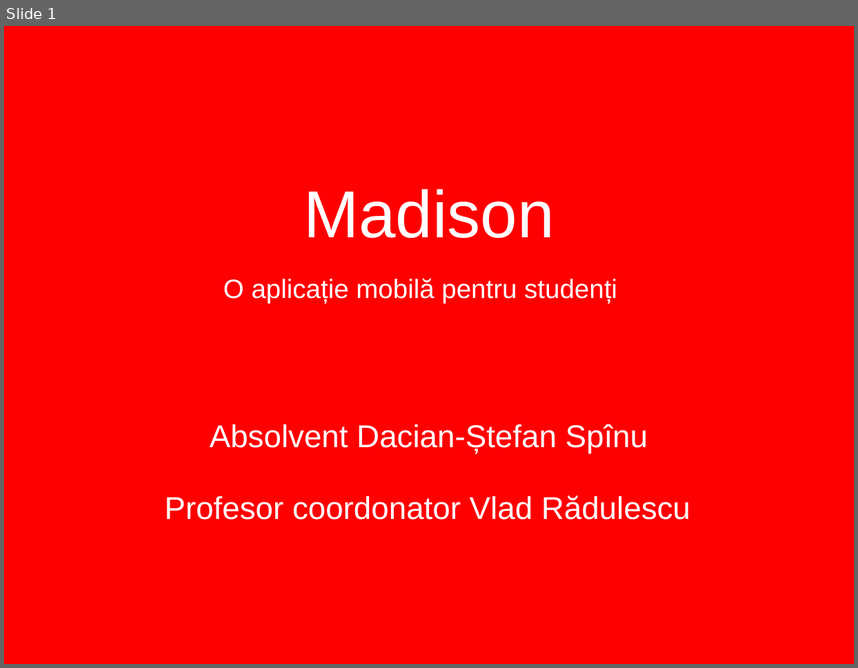
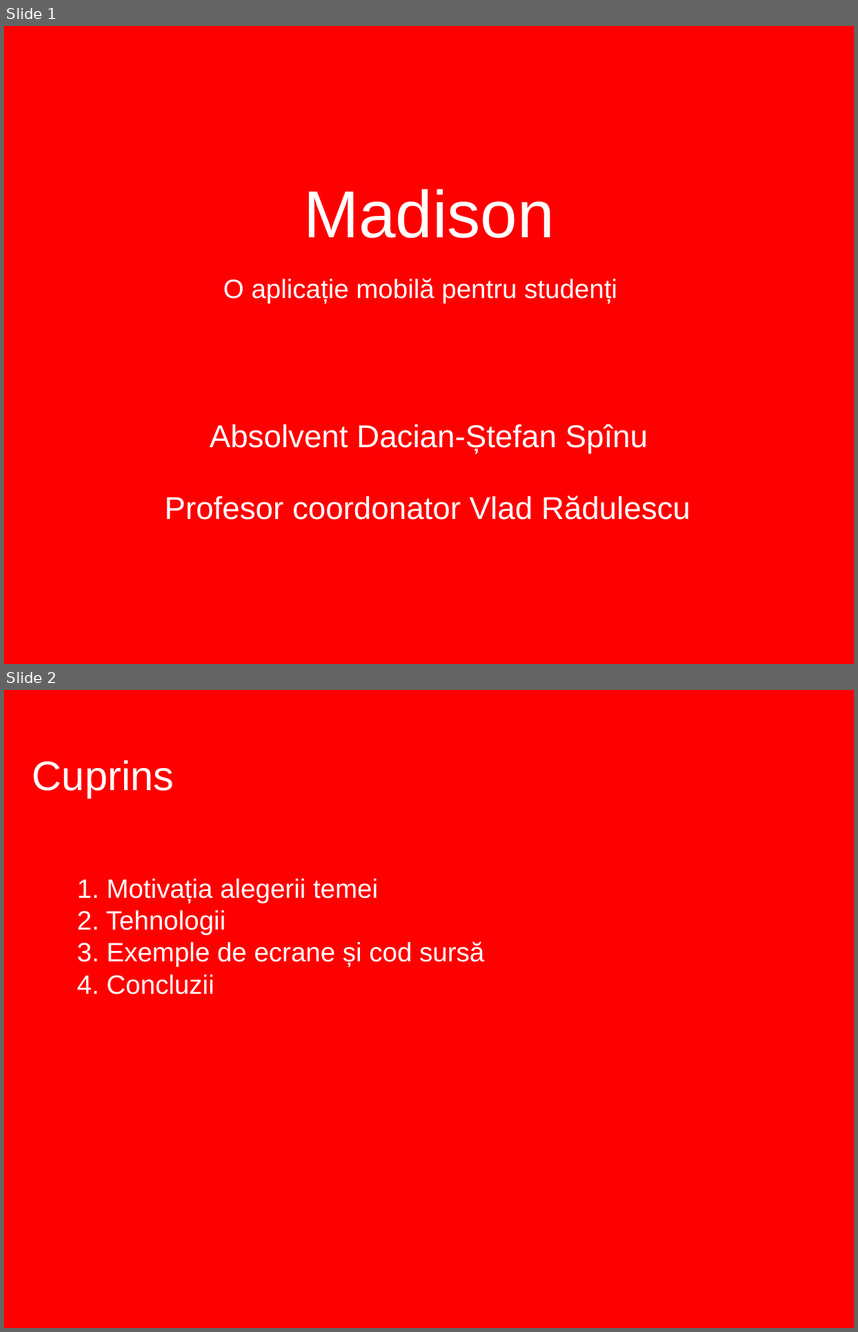
Before and after one commit to dacianspinu/madison, a slide deck: Licenta2017DacianSpinu/Prezentare.pptx. Shown one above the other, each under a label of ours: slide 1 before the commit, slides 1 and 2 after it. The pictures are 858x668 and 858x1332 pixels, drawn with LibreOffice and Linux fonts; fonts in the diff are those of the drawing; background and template pictures are left out. Boxes give left, top, right and bottom in pixels: in the first picture for what was removed or moved away, otherwise in the second. Text is boxed around its words. In the diff, an @@ line names an element or a change of style, - is before the commit and + after.

```diff
--- a/Licenta2017DacianSpinu/Prezentare.pptx
+++ b/Licenta2017DacianSpinu/Prezentare.pptx
@@ slide 2 added at (x1=4, y1=690, x2=854, y2=1328), background picture (left out) @@
@@ title added at (x1=32, y1=760, x2=174, y2=798), 49.6 pt, text #FFFFFF @@
+Cuprins
@@ subtitle added at (x1=77, y1=878, x2=484, y2=994), 32 pt, text #FFFFFF @@
+1. Motivația alegerii temei
+2. Tehnologii
+3. Exemple de ecrane și cod sursă
+4. Concluzii
```
Also in this commit, not shown: 8 other slides added, 1 other file.
